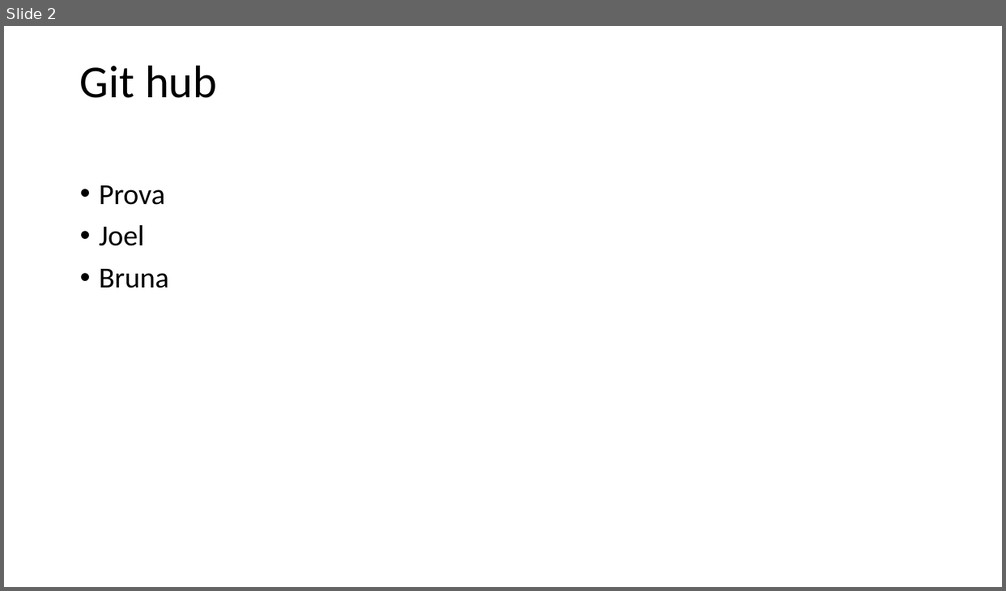
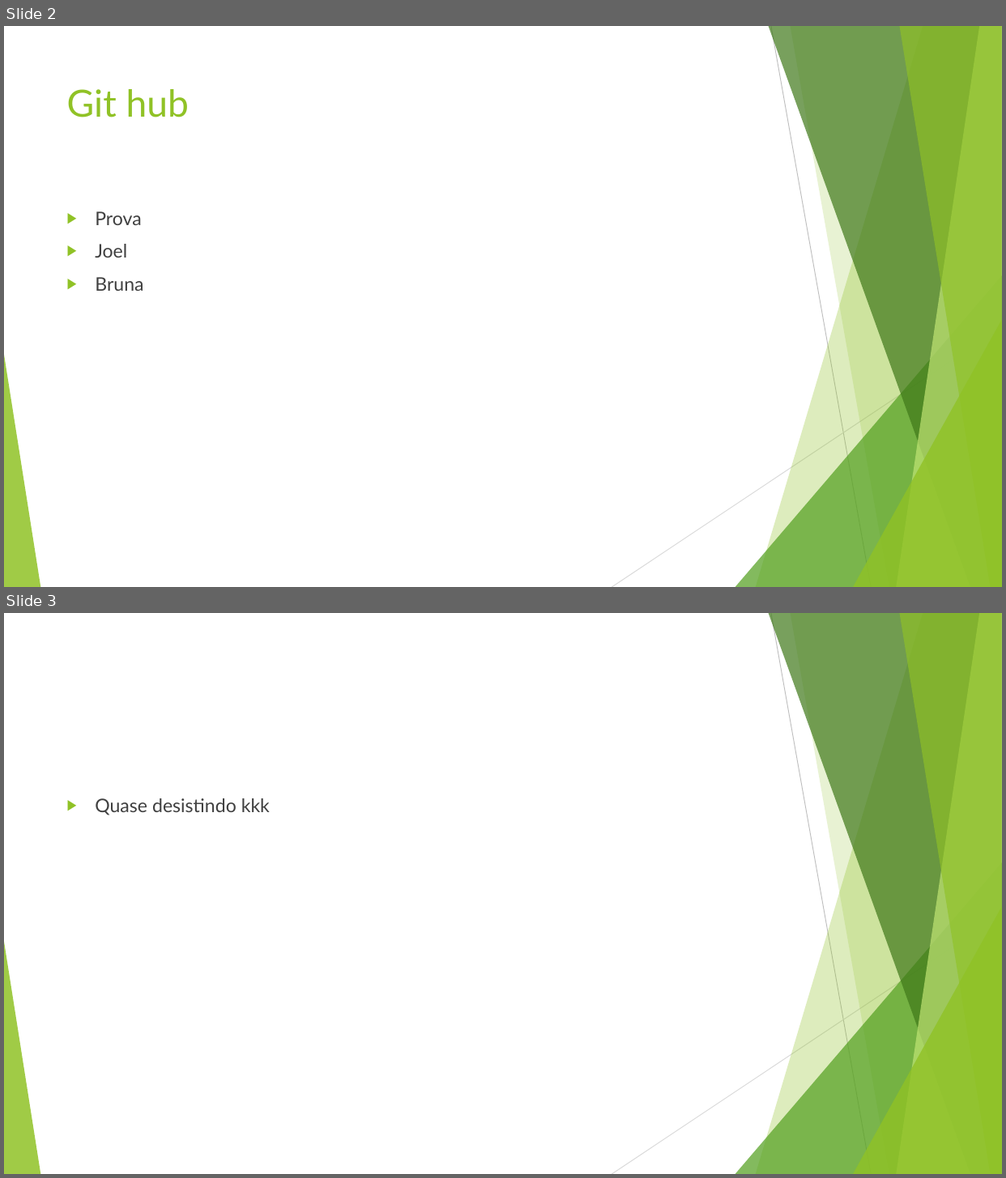
Before and after one commit to joelbrasil/prova, a slide deck: powerpoint.pptx. Shown one above the other, each under a label of ours: slide 2 before the commit, slides 2 and 3 after it. The pictures are 1006x591 and 1006x1178 pixels, drawn with LibreOffice and Linux fonts; fonts in the diff are those of the drawing. Boxes give left, top, right and bottom in pixels: in the first picture for what was removed or moved away, otherwise in the second. Text is boxed around its words. In the diff, an @@ line names an element or a change of style, - is before the commit and + after.

```diff
--- a/powerpoint.pptx
+++ b/powerpoint.pptx
@@ slide 3 added at [4, 613, 1002, 1174], background #FFFFFF; not listed: 10 template elements that a slide beside it also shows @@
@@ text added at [95, 798, 270, 815], 18 pt, text #404040 @@
+▶ Quase desistindo kkk
@@ slide 2 changed as well @@
@@ title "Git hub": place and size @@
-title "Git hub" at [80, 65, 217, 98]
+title "Git hub" at [67, 89, 189, 118]
@@ title "Git hub" at [67, 89, 189, 118]: size 44 to 36 pt, font Calibri to Lato, text colour #000000 to #90C226; line spacing 0.9 to 1; vertical alignment middle to top @@
@@ text "Prova": place and size @@
-text "Prova" at [99, 186, 169, 288]
+text "Prova" at [95, 211, 143, 291]
@@ text "Prova" at [95, 211, 143, 291]: size 28 to 18 pt, font Calibri to Lato, text colour #000000 to #404040; bullet • to ▶; line spacing 0.9 to 1 @@
@@ group added at [4, 26, 1002, 587]: 5 freeform shapes, 3 triangles, 2 lines @@
```
Also in this commit, not shown: 1 other slide changed, 1 other file.
